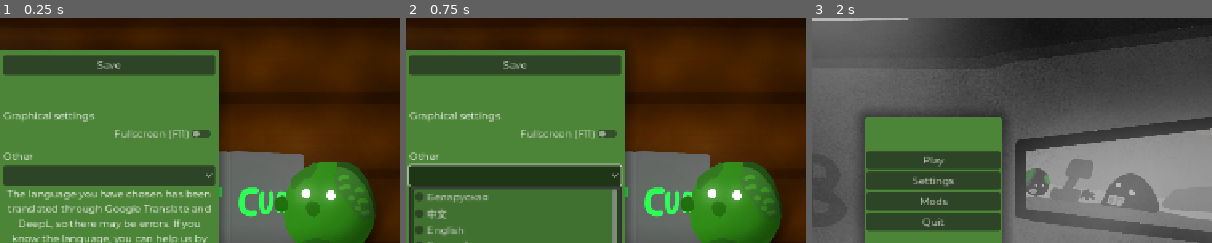
Above: before the commit, frames 1-3 (left to right).
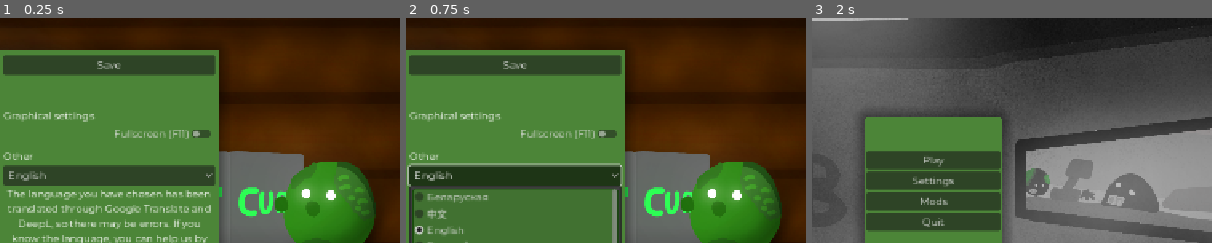
Above: after the commit, the same moments.

Repository: klodskateam/zurvival-remastered
Game: Godot game, scene res://settings.tscn
Two runs of this game, one before a commit and one after it. Both use one fixed random seed, a clock stepped at 60 frames per second and the inputs below. This scene is started directly instead of the project's main scene.
Inputs (mouse positions are % of the whole screen's width and height, from its top left):
- Up to frame 1 (0.25 s): no input
- Up to frame 2 (0.75 s): click (48, 47) at 0.5 s
- Up to frame 3 (2 s): click "Save" at 1.25 s
The pictures show only the part of the screen within x 35-85%, y 12-62%; the shares and areas given below are measured in that part.

The runs differ from the first frame. In frame 1, 0.2% of the frame differs, in the area x 2-12%, y 68-73%; in frame 2, 0.3%, in the area x 2-12%, y 68-97%; in frame 3, nothing differs.
Error before the commit: Invalid type in function 'set_locale' in base 'TranslationServer'. Cannot convert argument 1 from Nil to String. (res://global.gd:43)

Commit message:
какие-то куртые изменения, читать опис.
Сохранение ZCoins в сохранялке
За игру можно теперь получить ZCoins
Полученные ZCoins можно увидеть в меню GameOver
Фикс бага с языками
Переводы

Diff:
--- a/Translation/translations.csv
+++ b/Translation/translations.csv
@@ -41,3 +41,4 @@
 $shop,Shop,Магазин,,店铺,Comercio,Kauppa,,🏬
 $notset,Not installed,Не установлено,,未安装,No instalado,Ei asetettu,,🚫 ❎
 $buy,Buy,Купить,,,,Ostaa,,
+$received,Received,Получено,,,,Saatu,,
--- a/game_over.gd
+++ b/game_over.gd
@@ -1,12 +1,12 @@
 extends CanvasLayer
-
+var receivedzc = 0
 
 # Called when the node enters the scene tree for the first time.
 func _ready() -> void:
 	hide()
 
 func set_scores():
-	$Panel/VBoxContainer/scores.text = tr("$score") + ": " + str($"../player".SCORE)
+	$Panel/VBoxContainer/scores.text = tr("$score") + ": " + str($"../player".SCORE)+", " + tr("$received") + ": " + str(receivedzc) + " Z$"
 
 
 func _on_go_to_menu_pressed() -> void:
--- a/global.gd
+++ b/global.gd
@@ -40,11 +40,15 @@
 
 func _ready() -> void:
 	CONFIG.load(SAVE_PATH)
-	TranslationServer.set_locale(CONFIG.get_value("settings", "lang"))
+	if !CONFIG.get_value("settings", "lang"):
+		TranslationServer.set_locale("en")
+	else:
+		TranslationServer.set_locale(CONFIG.get_value("settings", "lang"))
+
 	if CONFIG.get_value("settings", "fullscreen") == true:
 		DisplayServer.window_set_mode(DisplayServer.WINDOW_MODE_FULLSCREEN)
 
-	if CONFIG.get_value("save", "zcoins") == true:
+	if CONFIG.get_value("save", "zcoins"):
 		ZCOINS = CONFIG.get_value("save", "zcoins")
 	if CONFIG.get_value("save", "fullscreen") == true:
 		FULLSCREEN = CONFIG.get_value("save", "fullscreen")
--- a/player.gd
+++ b/player.gd
@@ -114,6 +114,10 @@
 		$"../PauseManager".PAUSELOCK = true
 		$Person.queue_free()
 		$"../GameOver".show()
+		Global.ZCOINS += (SCORE/5)
+		Global.CONFIG.set_value("save", "zcoins", Global.ZCOINS)
+		Global.CONFIG.save(Global.SAVE_PATH)
+		$"../GameOver".receivedzc = (SCORE/5)
 		$"../GameOver".set_scores()
 	if (HEALTH <= 20):
 		$"../UI/VignetteRed".lowhealth = true
--- a/windows/product_windows.gd
+++ b/windows/product_windows.gd
@@ -25,5 +25,7 @@
 func _on_buyitem_pressed() -> void:
 	if Global.ZCOINS >= PRODUCT_PRICE:
 		Global.ZCOINS -= PRODUCT_PRICE
+		Global.CONFIG.set_value("save", "zcoins", Global.ZCOINS)
+		Global.CONFIG.save(Global.SAVE_PATH)
 		print(str(Global.ZCOINS))
 		queue_free()
